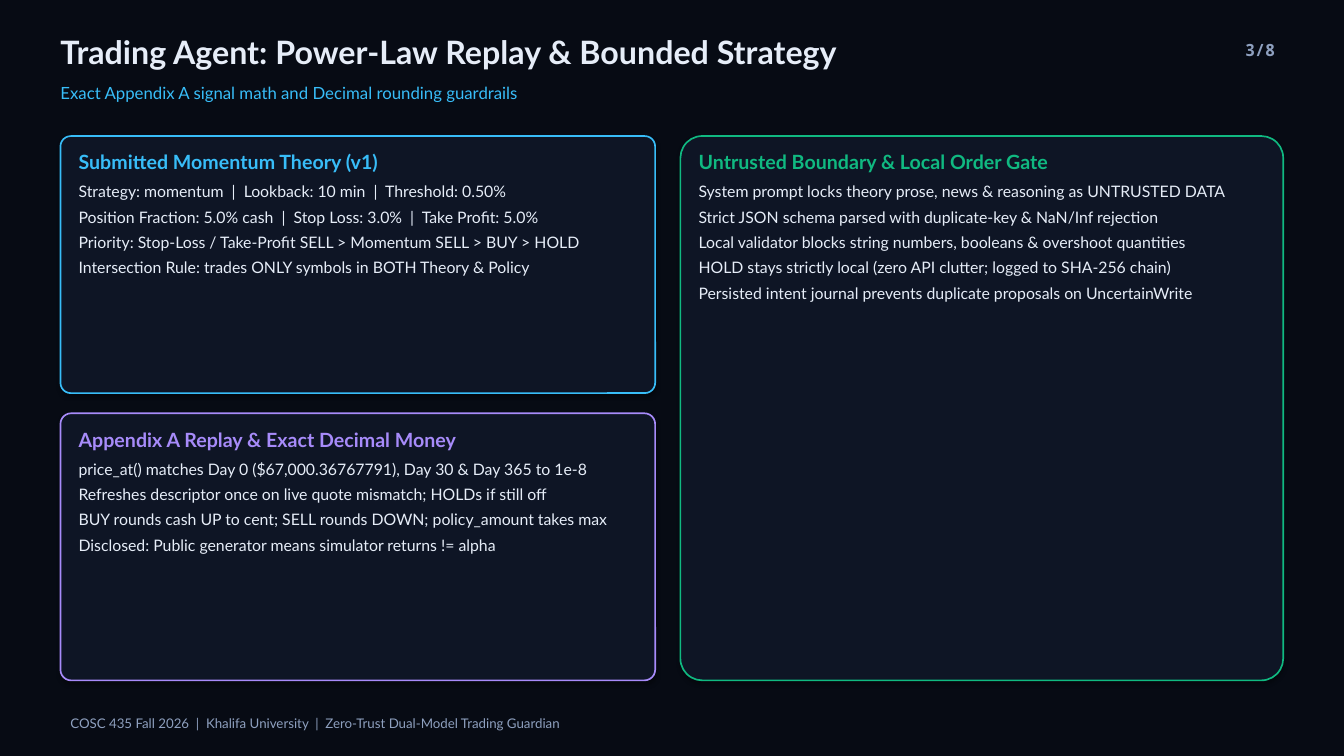
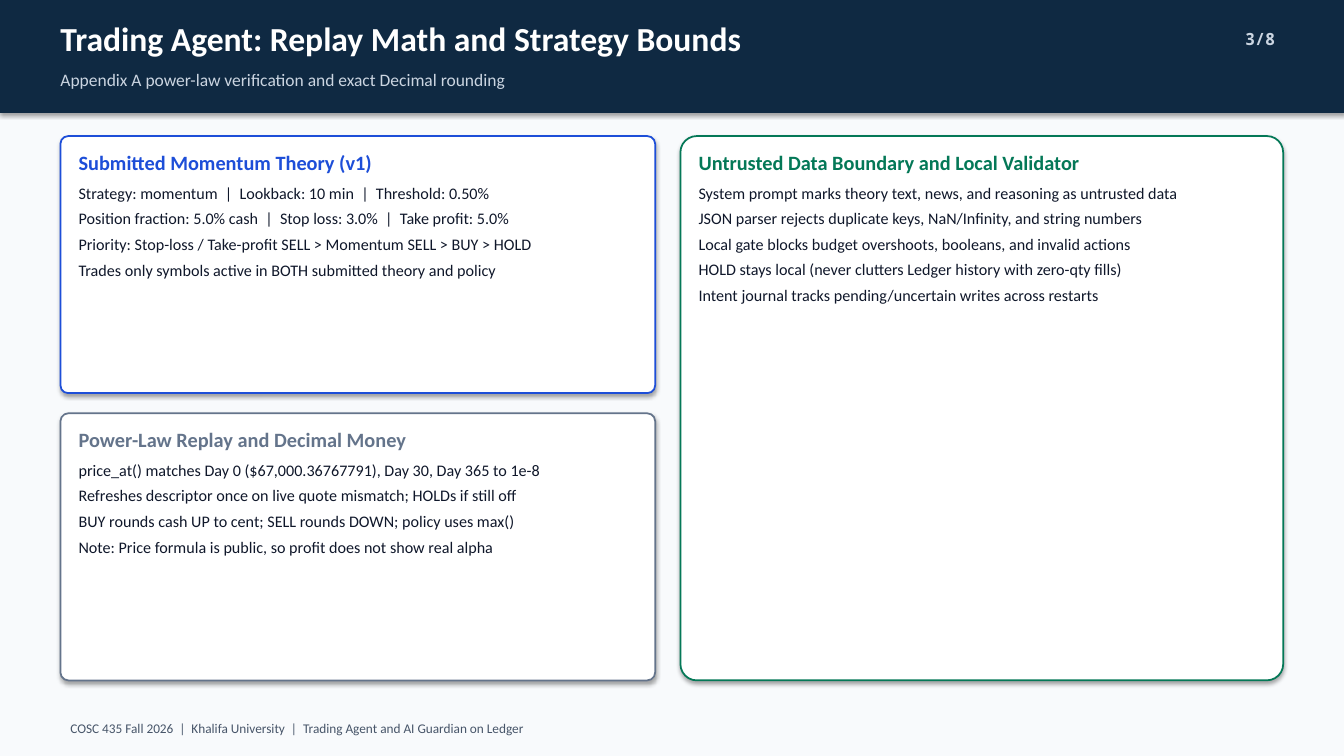
Before and after one commit to HaLTic/Ai_Security_Ledger_Project, a slide deck: slide 3 of slides/COSC435_Ledger_Guardian_Demo.pptx. Drawn at 1344x756 pixels with LibreOffice and Linux fonts; fonts in the diff are those of the drawing. Boxes give left, top, right and bottom in pixels: in the first picture for what was removed or moved away, otherwise in the second. Text is boxed around its words. In the diff, an @@ line names an element or a change of style, - is before the commit and + after.

Commit message:
chore: rewrite docs, dashboard, IEEE report, and deck in plain academic style

```diff
--- a/slides/COSC435_Ledger_Guardian_Demo.pptx
+++ b/slides/COSC435_Ledger_Guardian_Demo.pptx
@@ background #070B14 to #F8FAFC @@
@@ rectangle added at box(0, 0, 1344, 113), fill #0F2942 @@
@@ text at box(60, 27, 741, 57): text changed; size 12 to 24 pt; font Lato to Calibri; text colour #38BDF8 to #FFFFFF; bold on @@
-Exact Appendix A signal math and Decimal rounding guardrails
+Trading Agent: Replay Math and Strategy Bounds
@@ text "3/8": place and size @@
-text "3/8" at box(1245, 44, 1275, 56)
+text "3/8" at box(1245, 33, 1275, 45)
@@ text "3/8" at box(1245, 33, 1275, 45): text colour #8EA0BF to #CBD5E1 @@
@@ text removed at box(60, 40, 837, 70) @@
-Trading Agent: Power-Law Replay & Bounded Strategy
@@ text added at box(60, 74, 505, 89), 12.5 pt, text #CBD5E1 @@
+Appendix A power-law verification and exact Decimal rounding
@@ rounded rectangle at box(60, 136, 655, 393): fill #0E1525 to #FFFFFF; outline #38BDF8 1.2 pt to #1D4ED8 1.25 pt; proportions changed @@
@@ rounded rectangle at box(681, 136, 1284, 681): fill #0E1525 to #FFFFFF; outline #10B981 1.2 pt to #047857 1.25 pt; proportions changed @@
@@ text at box(79, 155, 489, 202): size 14 to 14.5 pt, text colour #38BDF8 to #1D4ED8 in "Submitted Momentum Theory (v1)"; font Lato to Calibri in "Submitted Momentum Theory (v1)", "Strategy: momentum | Lookback: 10 min | ..."; size 11.3 to 11.5 pt, text colour #E6EDF8 to #0F172A in "Strategy: momentum | Lookback: 10 min | ..." @@
@@ text at box(699, 155, 1177, 304): text changed; size 11.3 to 11.5 pt; font Lato to Calibri; text colour #E6EDF8 to #0F172A @@
-Untrusted Boundary & Local Order Gate
-System prompt locks theory prose, news & reasoning as UNTRUSTED DATA
-Strict JSON schema parsed with duplicate-key & NaN/Inf rejection
-Local validator blocks string numbers, booleans & overshoot quantities
-HOLD stays strictly local (zero API clutter; logged to SHA-256 chain)
-Persisted intent journal prevents duplicate proposals on UncertainWrite
+Untrusted Data Boundary and Local Validator
+System prompt marks theory text, news, and reasoning as untrusted data
+JSON parser rejects duplicate keys, NaN/Infinity, and string numbers
+Local gate blocks budget overshoots, booleans, and invalid actions
+HOLD stays local (never clutters Ledger history with zero-qty fills)
+Intent journal tracks pending/uncertain writes across restarts
@@ text at box(79, 212, 531, 279): text changed; size 11.3 to 11.5 pt; font Lato to Calibri; text colour #E6EDF8 to #0F172A @@
-Position Fraction: 5.0% cash | Stop Loss: 3.0% | Take Profit: 5.0%
-Priority: Stop-Loss / Take-Profit SELL > Momentum SELL > BUY > HOLD
-Intersection Rule: trades ONLY symbols in BOTH Theory & Policy
+Position fraction: 5.0% cash | Stop loss: 3.0% | Take profit: 5.0%
+Priority: Stop-loss / Take-profit SELL > Momentum SELL > BUY > HOLD
+Trades only symbols active in BOTH submitted theory and policy
@@ rounded rectangle at box(60, 413, 655, 681): fill #0E1525 to #FFFFFF; outline #A78BFA 1.2 pt to #64748B 1.25 pt; proportions changed @@
@@ text at box(79, 433, 540, 479): text changed; size 11.3 to 11.5 pt; font Lato to Calibri; text colour #E6EDF8 to #0F172A @@
-Appendix A Replay & Exact Decimal Money
-price_at() matches Day 0 ($67,000.36767791), Day 30 & Day 365 to 1e-8
+Power-Law Replay and Decimal Money
+price_at() matches Day 0 ($67,000.36767791), Day 30, Day 365 to 1e-8
@@ text at box(79, 489, 516, 504): size 11.3 to 11.5 pt, font Lato to Calibri, text colour #E6EDF8 to #0F172A in "Refreshes descriptor once on live quote mismatch; ..." @@
@@ text at box(79, 515, 514, 556): text changed; size 11.3 to 11.5 pt; font Lato to Calibri; text colour #E6EDF8 to #0F172A @@
-BUY rounds cash UP to cent; SELL rounds DOWN; policy_amount takes max
-Disclosed: Public generator means simulator returns != alpha
+BUY rounds cash UP to cent; SELL rounds DOWN; policy uses max()
+Note: Price formula is public, so profit does not show real alpha
@@ text at box(70, 723, 523, 736): text changed; font Lato to Calibri; text colour #8EA0BF to #475569 @@
-COSC 435 Fall 2026 | Khalifa University | Zero-Trust Dual-Model Trading Guardian
+COSC 435 Fall 2026 | Khalifa University | Trading Agent and AI Guardian on Ledger
```
Also in this commit, not shown: 7 other slides changed, 6 other files.
